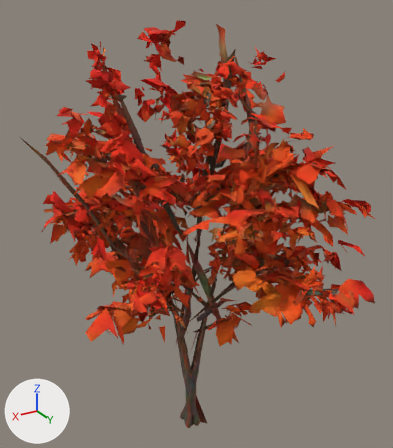
An edit to the glTF model public/models/tree_13_autumn_scarlet.glb, drawn before and after from the same camera.
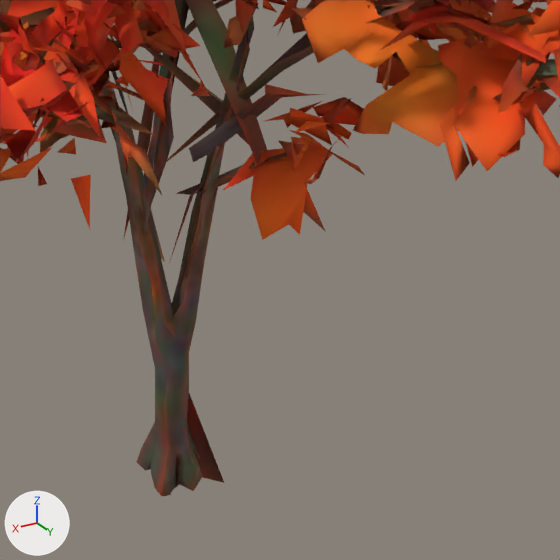
Each version appears first whole from a 50 mm lens placed at (0.579, 0.986, 1.062), pointed at (-0.023, -0.017, 0.561), and next in a close-up on the part from 35% to 80% of the width and 60% to 100% of the height. Lighting does not change. The marker at lower left points along +X, +Y and +Z. The older version's two pictures come first. Where no turn or scale is listed for an object, it has been applied to the vertices. Vertices at exactly the same position are counted once.

Objects in the first close-up: 'geometry_0'.
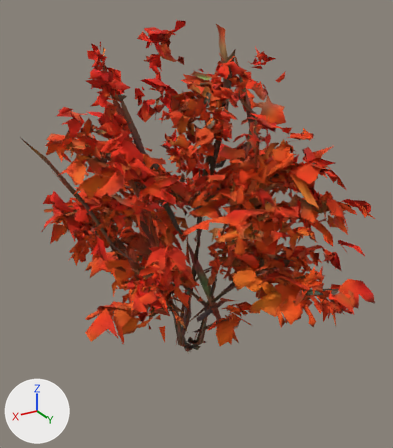
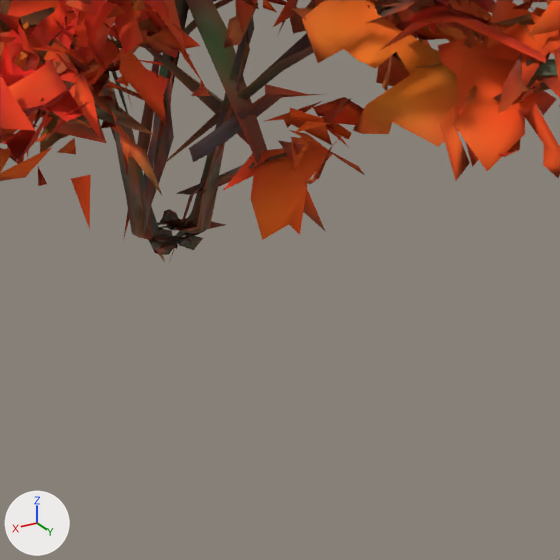
The newer file is also rescaled (x1.244), turned or shifted as a whole; pictures and numbers use the older file's frame.

Edits to the bpy script that builds the scene:
```text
Change me_mesh_0:
    used by ob_geometry_0; location = (-0.0193, -0.0057, 0.5035)
    remove me_mesh_0.from_pydata(...)  # 13864 vertices, 10417 faces; spans x -0.308..0.346, y -0.377..0.388, z -0.504..0.496
    add me_mesh_0.from_pydata(...)  # 13864 vertices, 10417 faces; spans x -0.308..0.346, y -0.377..0.388, z -0.308..0.496
    me_mesh_0 part 1: the loose piece of 6 vertices spanning x -0.006..0.034, y 0.012..0.041, z -0.504..-0.392 is scaled about its middle by (1, 1, 0), then moved by (0.0, 0.0, 0.206)
    me_mesh_0 part 2: 220 of the vertices in x 0.007..0.063, y -0.001..0.056, z -0.481..-0.244 are scaled about their middle by (1, 1, 0), then moved by (0.0, 0.0, 0.121)
```

Boxes (x1, y1, x2, y2) around the edits, measured in the close-ups (560 x 560 px; the box of a moved part takes in the faces that stretch with it):
'geometry_0', reshaped
    before: (0, 0, 560, 496)
    after: (0, 0, 560, 263)
part 1 of me_mesh_0, moved or reshaped
    before: (187, 393, 224, 483)
    after: (165, 218, 225, 234)
part 2 of me_mesh_0, moved or reshaped
    before: (127, 189, 218, 496)
    after: (127, 189, 218, 255)
